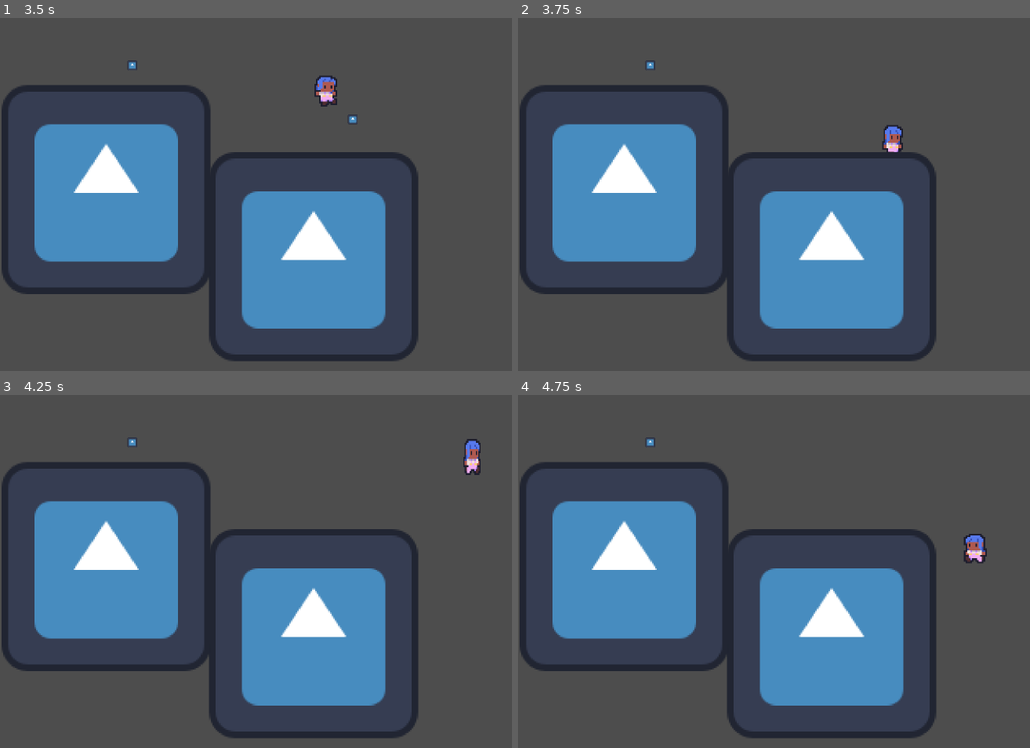
Above: before the commit, frames 1-4 (two rows, left to right).
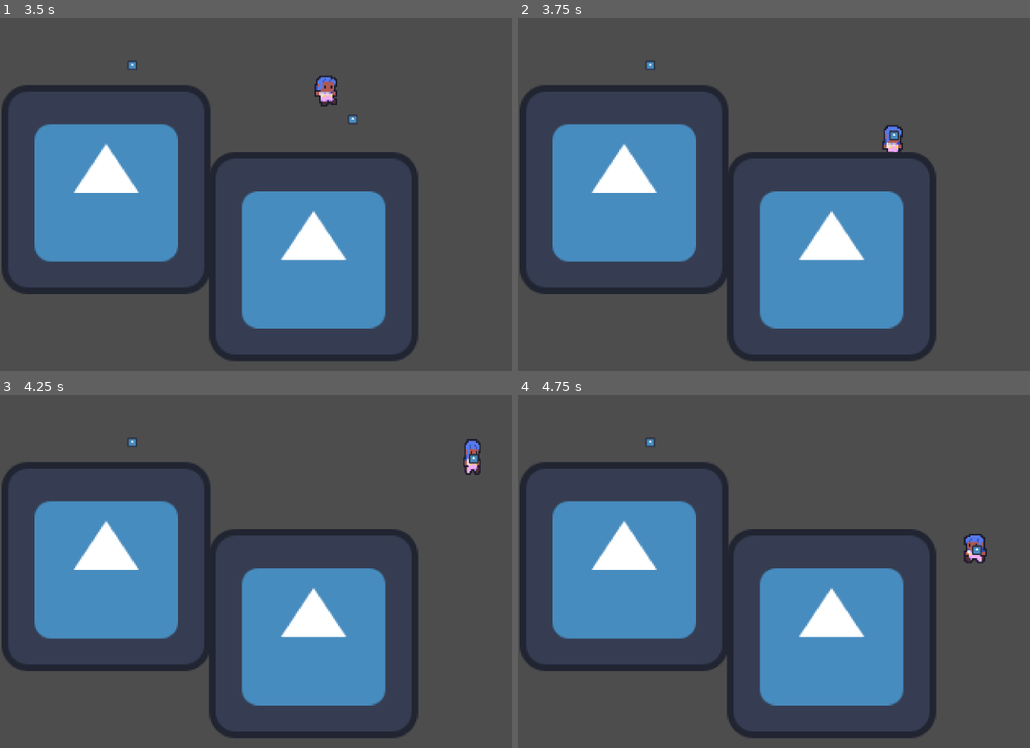
Above: after the commit, the same moments.

Repository: Delwin444/spirit-animal
Game: Godot game, scene res://main.tscn
The game is run twice, just before and just after one commit, with the same random seed, the same clock (stepped at 60 frames per second) and the same inputs. The engine's default icon, where the game draws it, is replaced by a stand-in: a white triangle on a blue panel in a dark square.
Inputs:
- Up to frame 1 (3.5 s): hold D (move_right) 0.53-2.03 s; tap Space (jump) at 0.6, 0.77, 1.07, 1.35, 1.52, 1.82, 2.1, 2.85, 3.02, 3.32 s; hold A (move_left) 2.03-2.78 s; hold D (move_right) from 2.78 s (still down)
- Up to frame 2 (3.75 s): keep holding D (move_right); tap Space (jump) at 3.6 s
- Up to frame 3 (4.25 s): keep holding D (move_right); tap Space (jump) at 3.77, 4.07 s
- Up to frame 4 (4.75 s): release D (move_right) at 4.28 s; hold A (move_left) from 4.28 s (still down); tap Space (jump) at 4.35, 4.52 s

Frame 1 is identical in both runs. In frame 2, less than 0.1% of the frame differs, in the area x 72-75%, y 31-35%; in frame 3, less than 0.1%; in frame 4, less than 0.1%.

Commit message:
add mask attachment to player

Diff:
--- a/player/player.gd
+++ b/player/player.gd
@@ -32,7 +32,10 @@
 var coyote_time_active := false
 var jump_count := 0
 
+var active_mask_sprite: Sprite2D;
+
 @onready var animated_sprite: AnimatedSprite2D = %AnimatedSprite2D
+@onready var mask_position_marker: Marker2D = %MaskPositionMarker
 
 # Primary jump calculations
 @onready var max_speed := calculate_max_speed(jump_horizontal_distance, jump_time_to_peak, jump_time_to_descent)
@@ -238,5 +241,16 @@
 	tween.tween_property(animated_sprite, "scale", Vector2(0.8, 1.2), 0.1).set_ease(Tween.EASE_OUT).set_trans(Tween.TRANS_BACK)
 	tween.tween_property(animated_sprite, "scale", Vector2.ONE, 0.15)
 
+
 func collect_mask(mask: Mask) -> void:
-	GameState.add_mask(mask);
+	GameState.add_mask(mask)
+
+	if (active_mask_sprite is not Sprite2D):
+		active_mask_sprite = Sprite2D.new()
+
+	active_mask_sprite.texture = mask.texture
+	active_mask_sprite.position = mask_position_marker.position
+	active_mask_sprite.scale = mask.scale
+
+	if !active_mask_sprite.get_parent():
+		self.add_child(active_mask_sprite);
--- a/player/player.tscn
+++ b/player/player.tscn
@@ -8,17 +8,6 @@
 
 [node name="Player" type="CharacterBody2D" unique_id=1880371565]
 script = ExtResource("1_oul6g")
-acceleration = null
-deceleration = null
-max_fall_speed = null
-jump_horizontal_distance = null
-jump_height = null
-jump_time_to_peak = null
-jump_time_to_descent = null
-jump_cut_value = null
-double_jump_height = null
-double_jump_time_to_peak = null
-double_jump_time_to_descent = null
 
 [node name="AnimatedSprite2D" type="AnimatedSprite2D" parent="." unique_id=1234592446]
 unique_name_in_owner = true
